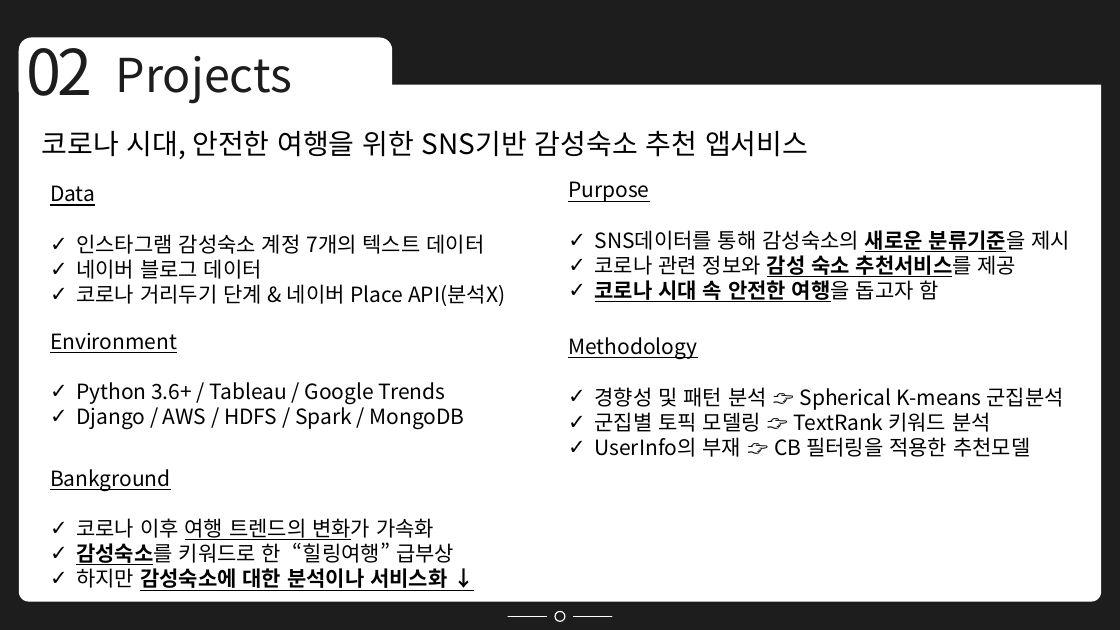
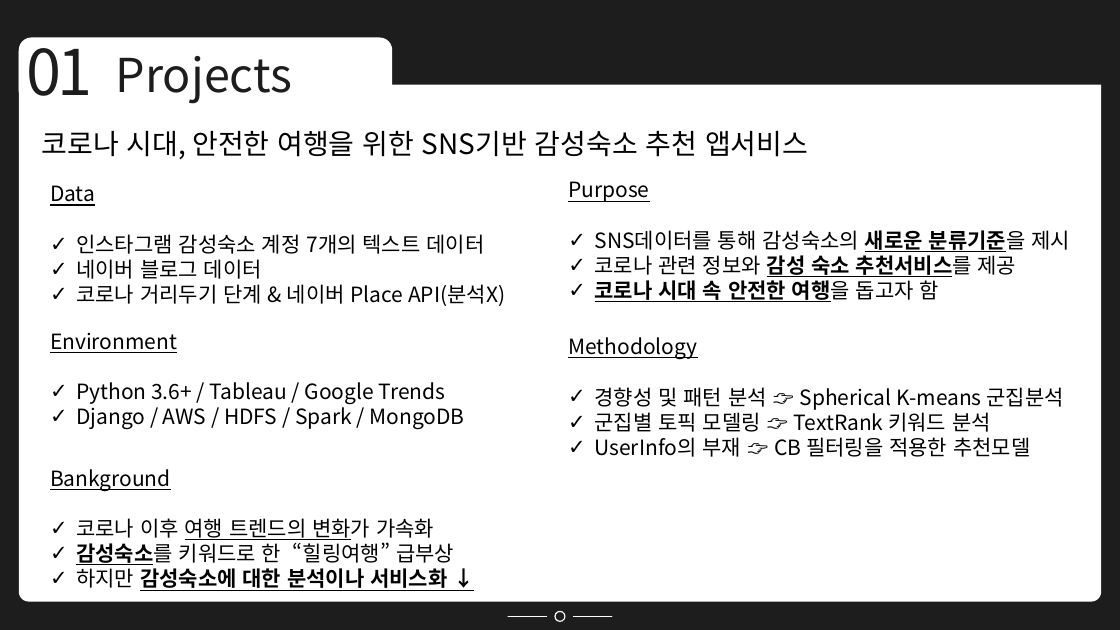
Before and after one commit to Minsung-commit/TIL, a slide deck: slide 4 of 포트폴리오 NEW.pptx. Drawn at 1120x630 pixels with LibreOffice and Linux fonts; fonts in the diff are those of the drawing. Boxes give left, top, right and bottom in pixels: in the first picture for what was removed or moved away, otherwise in the second. Text is boxed around its words. In the diff, an @@ line names an element or a change of style, - is before the commit and + after.

Commit message:
2021-11-26

```diff
--- a/포트폴리오 NEW.pptx
+++ b/포트폴리오 NEW.pptx
@@ text at bbox=[26, 32, 92, 96]: text changed @@
-02
+01
```
Also in this commit, not shown: 10 slides added, 1 slide removed.
